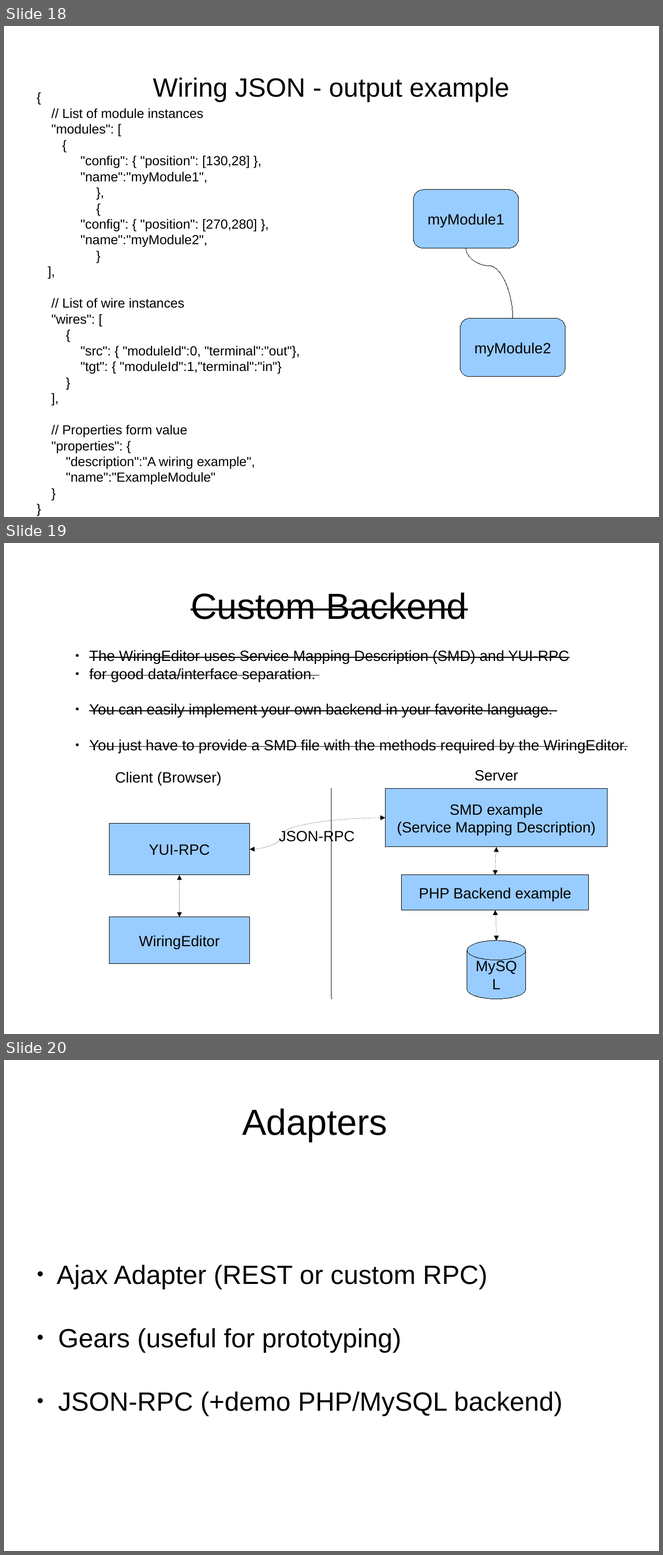
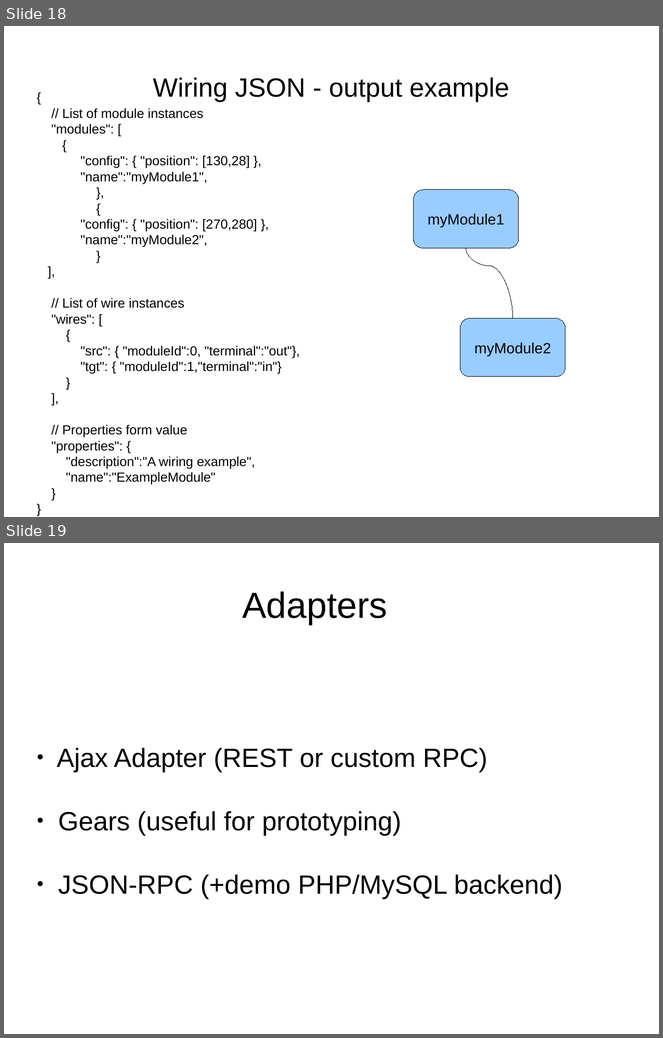
Before and after one commit to ericabouaf/wireit, a slide deck: res/WireIt presentation.odp. Shown one above the other, each under a label of ours: slides 18, 19 and 20 before the commit, slides 18 and 19 after it. The pictures are 663x1555 and 663x1038 pixels, drawn with LibreOffice and Linux fonts; fonts in the diff are those of the drawing. Boxes give left, top, right and bottom in pixels: in the first picture for what was removed or moved away, otherwise in the second. Text is boxed around its words. In the diff, an @@ line names an element or a change of style, - is before the commit and + after.

```diff
--- a/res/WireIt presentation.odp
+++ b/res/WireIt presentation.odp
@@ slide 19 removed at bbox=[4, 543, 659, 1034], background #FFFFFF @@
@@ title removed at bbox=[191, 592, 467, 619] @@
-Custom Backend
@@ text removed at bbox=[89, 650, 628, 753] @@
-  ● The WiringEditor uses Service Mapping Description (SMD) and YUI-RPC
-  ● for good data/interface separation.
-  ● You can easily implement your own backend in your favorite language.
-  ● You just have to provide a SMD file with the methods required by the WiringEditor.
@@ text removed at bbox=[115, 772, 222, 786] @@
-Client (Browser)
@@ text removed at bbox=[475, 770, 518, 781] @@
-Server
@@ line removed from (332, 788) to (332, 1000) @@
@@ rectangle removed at bbox=[386, 788, 608, 847] @@
-SMD example
-(Service Mapping Description)
@@ curved double arrow removed from (249, 850) to (386, 818) @@
@@ rectangle removed at bbox=[109, 824, 249, 875] @@
-YUI-RPC
@@ text removed at bbox=[279, 830, 355, 844] @@
-JSON-RPC
@@ curved double arrow removed from (497, 847) to (496, 875) @@
@@ curved double arrow removed from (179, 917) to (179, 875) @@
@@ rectangle removed at bbox=[402, 875, 589, 911] @@
-PHP Backend example
@@ curved double arrow removed from (496, 911) to (497, 941) @@
@@ rectangle removed at bbox=[109, 917, 249, 965] @@
-WiringEditor
@@ cylinder removed at bbox=[468, 941, 526, 999] @@
-MySQL
@@ what was slide 20 is now slide 19 @@
```
Also in this commit, not shown: 9 other files.
